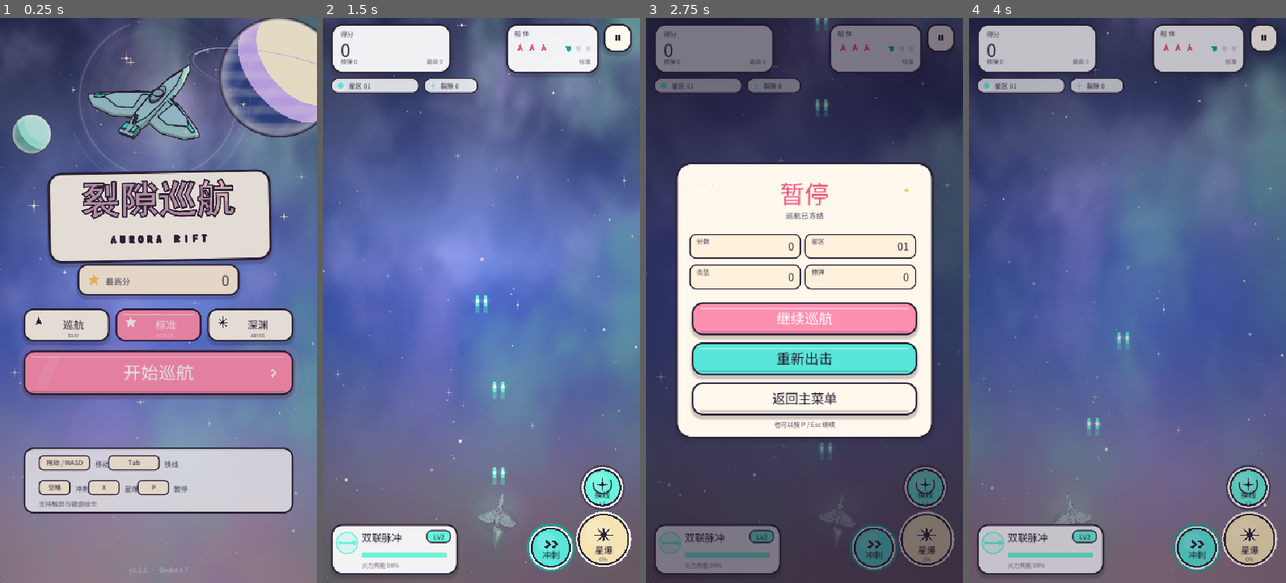
Above: before the commit, frames 1-4 (left to right).
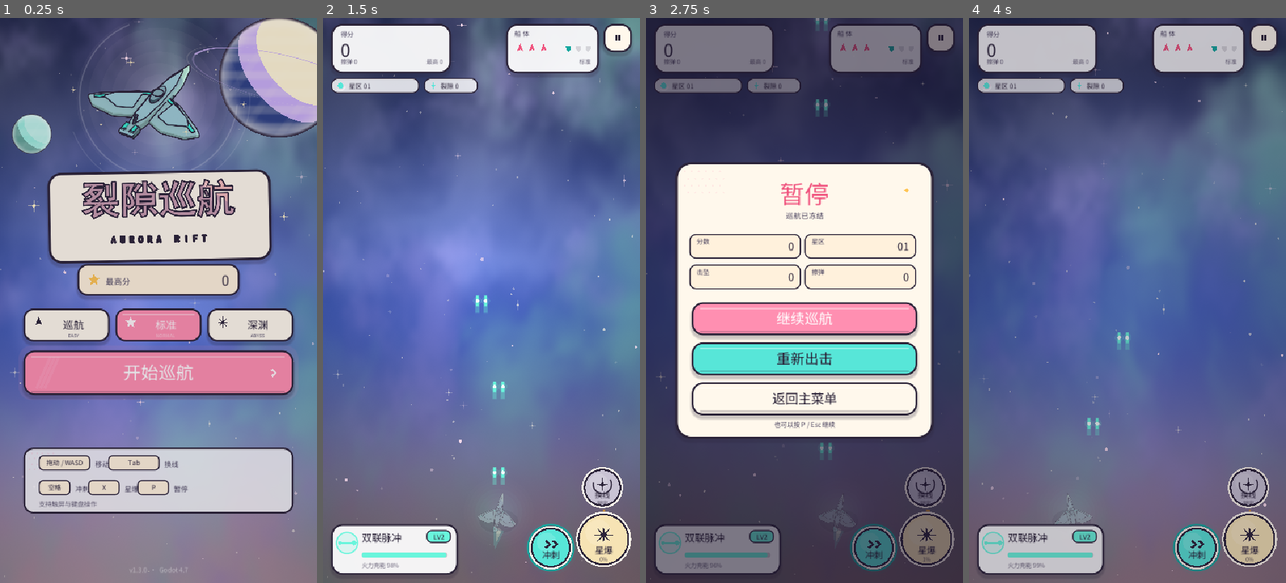
Above: after the commit, the same moments.

Repository: sctale/SpaceFighter-Godot
Game: Godot game, scene res://scenes/Main.tscn
Same seed, same stepped clock (60 frames per second), same inputs: the game is played once before the commit and once after it.
Inputs (mouse positions are in pixels of both pictures, inside the frame that each line leads up to):
- Up to frame 1 (0.25 s): no input
- Up to frame 2 (1.5 s): tap Enter at 0.5 s; move the mouse to (551, 272) at 0.52 s; hold D 0.53-1.25 s; tap P at 0.6 s; click (551, 272) at 0.67 s; tap Space at 0.77, 1.25 s; tap E at 0.8 s; drag from (418, 328) to (465, 413) at 1.27 s
- Up to frame 3 (2.75 s): move the mouse to (836, 176) at 2.02 s; hold D from 2.03 s (still down); tap P at 2.1 s; tap E at 2.3 s
- Up to frame 4 (4 s): release D at 2.75 s; tap Enter at 2.75 s; drag from (1111, 413) to (1032, 215) at 2.77 s; move the mouse to (1222, 385) at 3.52 s; hold A from 3.53 s (still down); tap 2 at 3.6 s; tap Space at 3.77 s; tap E at 3.8 s

The runs differ from the first frame. In frame 1, less than 0.1% of the frame differs, in the area x 44-46%, y 97-98%; in frame 2, 0.6%; in frame 3, 0.5%; in frame 4, 0.6%, in the area x 81-96%, y 79-88%.

Commit message:
feat: 六台 Boss、分区 BGM 与星区节奏加长（v1.3.0）

Diff:
--- a/project.godot
+++ b/project.godot
@@ -4,7 +4,7 @@
 
 [application]
 config/name="Space Fighter Godot"
-config/version="1.2.1"
+config/version="1.3.0"
 run/main_scene="res://scenes/Main.tscn"
 config/features=PackedStringArray("4.7", "GL Compatibility")
 config/icon="res://assets/icons/icon_1024.png"
--- a/scripts/boss.gd
+++ b/scripts/boss.gd
@@ -7,10 +7,10 @@
 
 const CFG := preload("res://scripts/game_config.gd")
 
-const NAMES := ["阿刻戎", "薇尔", "赫利俄斯"]
-const TITLES := ["守门人", "织星者", "新星核心"]
-const BASE_HP := [400.0, 380.0, 440.0]
-const SIZES := [76.0, 80.0, 82.0]
+const NAMES := ["阿刻戎", "薇尔", "赫利俄斯", "塔罗斯", "许德拉", "塞拉弗"]
+const TITLES := ["守门人", "织星者", "新星核心", "铁壁", "噬星者", "裁决者"]
+const BASE_HP := [400.0, 380.0, 440.0, 520.0, 470.0, 500.0]
+const SIZES := [76.0, 80.0, 82.0, 88.0, 86.0, 84.0]
 
 # 22 招：名称与时长（entities.js:1724-1778）
 const MOVE_LABELS := [
@@ -29,6 +29,12 @@
 	[[0, 13, 8, 9], [1, 13, 14, 0, 8, 4], [15, 16, 13, 17, 2, 1]],
 	[[2, 3, 18, 5, 12], [19, 10, 18, 6, 5], [16, 11, 19, 18, 2, 12]],
 	[[1, 7, 11, 9], [21, 6, 8, 1, 7], [21, 16, 17, 11, 20, 7]],
+	# 塔罗斯（宽体重炮）：重弹、雷区、光幕压制
+	[[7, 9, 4, 2], [6, 7, 15, 9, 10], [14, 17, 21, 16, 9, 7]],
+	# 许德拉（蛇形）：追踪、闪现、雷阵
+	[[3, 12, 10, 13], [11, 19, 3, 12, 20], [18, 15, 21, 19, 12, 10]],
+	# 塞拉弗（四翼）：光束、光牢、新星
+	[[5, 8, 0, 14], [16, 5, 1, 17, 8], [21, 16, 5, 17, 8, 1]],
 ]
 const BEAM_MOVES := [4, 5, 8, 11, 16]
 const MOVE_MOVES := [10, 15]
@@ -78,7 +84,7 @@
 
 
 func setup(p_index: int, zone: int, p_tier: int, p_diff: Dictionary) -> void:
-	index = clampi(p_index, 0, 2)
+	index = clampi(p_index, 0, NAMES.size() - 1)
 	name_zh = NAMES[index]
 	title_zh = TITLES[index]
 	tier = p_tier
@@ -227,6 +233,12 @@
 			return Color(0.61, 0.55, 1.0)
 		2:
 			return Color(1.0, 0.55, 0.35)
+		3:
+			return Color(0.55, 0.78, 1.0)
+		4:
+			return Color(0.55, 1.0, 0.82)
+		5:
+			return Color(1.0, 0.68, 0.42)
 		_:
 			return Color(1.0, 0.45, 0.6)
 
--- a/scripts/game_config.gd
+++ b/scripts/game_config.gd
@@ -300,6 +300,11 @@
 const BULLET_LIFETIME := 4.0
 const MAX_ENEMIES_ALIVE := 42
 const MAX_ENEMY_BULLETS := 420
+
+# ---- 星区节奏（v1.3.0：把单区时长从约 20 秒拉到约 45 秒）----
+const ZONE_QUOTA_BASE := 28
+const ZONE_QUOTA_STEP := 4
+const ZONE_MIN_TIME := 40.0
 const MINE_DRAG := 3.8
 const MINE_BURST_SPEED := 128.0
 const WAVE_PHASE_RATE := 7.2
--- a/scripts/main.gd
+++ b/scripts/main.gd
@@ -82,6 +82,7 @@
 var in_menu := true
 var best_score := 0
 var sfx: Sfx
+var music: MusicPlayer
 var ui_font: Font
 
 # Boss / 补给 / 僚机
@@ -117,6 +118,7 @@
 var spawn_count := 0
 var zone := 1
 var zone_kills := 0
+var zone_time := 0.0
 var total_kills := 0
 var _tex_cache: Dictionary = {}
 var _keyart_cache: Dictionary = {}
@@ -157,6 +159,8 @@
 	weapons.spawn = _player_spawn_bullet
 	sfx = Sfx.new()
 	add_child(sfx)
+	music = MusicPlayer.new()
+	add_child(music)
 	_load_font()
 	_load_best()
 	_spawn_visuals()
@@ -177,9 +181,14 @@
 		if _shot_mode == "play":
 			in_menu = false
 			_reset_game()
-		elif _shot_mode == "boss":
+		elif _shot_mode.begins_with("boss"):
 			in_menu = false
 			_reset_game()
+			# `boss` 默认第 1 台；`boss2`..`boss6` 用于逐个验收新外观
+			var boss_idx := 0
+			if _shot_mode.length() > 4:
+				boss_idx = int(_shot_mode.substr(4)) - 1
+			zone = boss_idx + 1
 			_start_boss()
 		elif _shot_mode == "demo":
 			_demo_no_fire = true
@@ -216,6 +225,13 @@
 			for i in range(8):
 				var a := TAU * float(i) / 8.0
 				_spawn_mote(player_pos + Vector2(cos(a), sin(a)) * 150.0)
+		elif _shot_mode == "switch":
+			# 截图验收：解锁全部武器线并切到棱镜，确认机体贴图跟随换线
+			in_menu = false
+			_reset_game()
+			for l in weapons.lines:
+				l.unlocked = true
+			weapons.select_weapon("prism")
 		elif _shot_mode == "pause" or _shot_mode == "gameover":
 			in_menu = false
 			_reset_game()
@@ -344,8 +360,33 @@
 		print("SELFTEST_FAIL draft game_over=%s pending=%s"
 		% [str(game_over), str(upgrade_pending)])
 
+	# 4) 开局 BGM 必须落在第 1 星区并处于播放状态
+	if music == null or not music.is_playing() or music.current_zone() != 1:
+		failures += 1
+		print("SELFTEST_FAIL music playing=%s zone=%d"
+		% [str(music != null and music.is_playing()),
+		-1 if music == null else music.current_zone()])
+
+	# 5) 星区最短时长：击杀配额满但时间不足时，不能提前进 Boss
+	_reset_game()
+	zone_kills = _zone_quota()
+	zone_time = 0.0
+	_update_spawner(0.05)
+	if boss != null:
+		failures += 1
+		print("SELFTEST_FAIL pace early boss at 0s")
+	zone_time = CFG.ZONE_MIN_TIME - 0.2
+	_update_spawner(0.05)
+	if boss != null:
+		failures += 1
+		print("SELFTEST_FAIL pace early boss at %.1fs" % zone_time)
+	_update_spawner(0.3)
+	if boss == null:
+		failures += 1
+		print("SELFTEST_FAIL pace no boss after %.1fs" % CFG.ZONE_MIN_TIME)
+
 	if failures == 0:
-		print("SELFTEST_OK n=3")
+		print("SELFTEST_OK n=5")
 	else:
 		print("SELFTEST_FAIL n=%d" % failures)
 	get_tree().quit(0 if failures == 0 else 1)
@@ -376,7 +417,7 @@
 func _process(delta: float) -> void:
 	if _shot_mode != "" and not _shot_taken:
 		_shot_t += delta
-		var wait := 3.6 if (_shot_mode == "play" or _shot_mode == "boss") else 1.6
+		var wait := 3.6 if (_shot_mode == "play" or _shot_mode.begins_with("boss")) else 1.6
 		if _shot_mode == "demo":
 			wait = 4.8
 		elif _shot_mode == "action":
@@ -661,6 +702,9 @@
 	upgrade_options.clear()
 	zone = mini(10, zone + 1)
 	zone_kills = 0
+	zone_time = 0.0
+	if music != null:
+		music.play_zone(zone)
 	boss_cleared = false
 	boss_pending = false
 	player_invuln = maxf(player_invuln, CFG.INVULN_ON_ZONE_CHANGE)
@@ -725,12 +769,15 @@
 
 
 func _zone_quota() -> int:
-	return 12 + zone * 4
+	return CFG.ZONE_QUOTA_BASE + zone * CFG.ZONE_QUOTA_STEP
 
 
 ## 星区击杀进度 0..1，HUD 进度条使用。
 func zone_progress() -> float:
-	return clampf(float(zone_kills) / maxf(1.0, float(_zone_quota())), 0.0, 1.0)
+	# 击杀配额与最短时长都要满足，进度条取两者较小值
+	var kills_k := float(zone_kills) / maxf(1.0, float(_zone_quota()))
+	var time_k := float(zone_time) / CFG.ZONE_MIN_TIME
+	return clampf(minf(kills_k, time_k), 0.0, 1.0)
 
 
 func _roster_pool() -> Array:
@@ -747,10 +794,11 @@
 
 
 func _update_spawner(delta: float) -> void:
-	# 打满本区配额就进 Boss 战；Boss 战期间停刷小怪
+	# 打满本区配额且停留够最短时长才进 Boss；Boss 战期间停刷小怪
 	if boss != null:
 		return
-	if zone_kills >= _zone_quota():
+	zone_time += delta
+	if zone_kills >= _zone_quota() and zone_time >= CFG.ZONE_MIN_TIME:
 		_start_boss()
 		return
 	# 波次导演：每波一种队形，队形与机体随星区升级（替掉纯随机单刷）
@@ -848,8 +896,8 @@
 
 func _start_boss() -> void:
 	boss = Boss.new()
-	# 原版按 (星区-1)%3 轮换三台 Boss
-	boss.setup((zone - 1) % 3, zone, _density_tier(), CFG.DIFFICULTY[difficulty])
+	# 六台 Boss 按星区轮换（第 7 星区起回到第 1 台）
+	boss.setup((zone - 1) % 6, zone, _density_tier(), CFG.DIFFICULTY[difficulty])
 	boss.spawn_bullet = _enemy_spawn_bullet
 	boss.spawn_child = _spawn_child
 	boss.player_pos_fn = _player_pos
@@ -959,8 +1007,12 @@
 
 func _spawn_crate() -> void:
 	var kinds := ["weapon", "drone", "life", "shield", "charge", "nova", "gem", "swap", "reflect", "prism"]
+	var kind: String = kinds[randi() % kinds.size()]
+	# 第二条武器线没解锁时，补给箱优先掉落棱镜，保证玩家在本局能换机
+	if weapons.unlocked_count() < 2 and not weapons.line("prism").unlocked:
+		kind = "prism"
 	var c := Crate.new()
-	c.setup(Vector2(randf_range(60.0, view_size.x - 60.0), -30.0), kinds[randi() % kinds.size()])
+	c.setup(Vector2(randf_range(60.0, view_size.x - 60.0), -30.0), kind)
 	crates.append(c)
 
 
@@ -1222,6 +1274,8 @@
 		if paused:
 			if event.keycode == KEY_ESCAPE or event.keycode == KEY_P:
 				paused = false
+				if music != null:
+					music.set_paused(false)
 			return
 		if game_over:
 			if event.keycode == KEY_R or event.keycode == KEY_ENTER:
@@ -1232,6 +1286,8 @@
 				_reset_game()
 			KEY_ESCAPE, KEY_P:
 				paused = true
+				if music != null:
+					music.set_paused(true)
 			KEY_1:
 				difficulty = "cruise"
 			KEY_2:
@@ -1309,6 +1365,8 @@
 			_start_run()
 		"pause":
 			paused = true
+			if music != null:
+				music.set_paused(true)
 		"nova":
 			_trigger_nova()
 		"dash":
@@ -1316,8 +1374,13 @@
 		"weapon":
 			if weapons.cycle_weapon():
 				swap_idle = 0.0
+			elif fx != null:
+				fx.float_text(player_pos + Vector2(0, -46), "拾取棱镜补给解锁换线",
+					Color.html("#FFD27A"), 13)
 		"resume":
 			paused = false
+			if music != null:
+				music.set_paused(false)
 		"restart", "retry":
 			_start_run()
 		"menu":
@@ -1350,6 +1413,7 @@
 	multiplier = 1
 	zone = 1
 	zone_kills = 0
+	zone_time = 0.0
 	total_kills = 0
 	player_bullets.clear()
 	enemy_bullets.clear()
@@ -1360,6 +1424,8 @@
 	boss_pending = false
 	boss_cleared = false
 	player_pos = Vector2(view_size.x * 0.5, view_size.y - CFG.RESPAWN_INSET - safe_bottom)
+	if music != null:
+		music.stop()
 
 
 func _reset_game() -> void:
@@ -1385,6 +1451,7 @@
 	spawn_count = 0
 	zone = 1
 	zone_kills = 0
+	zone_time = 0.0
 	total_kills = 0
 	pointer_active = false
 	weapons = WeaponSystem.new()
@@ -1404,6 +1471,9 @@
 	crates.clear()
 	crate_timer = 16.0
 	drones.clear()
+	if music != null:
+		music.play_zone(1)
+		music.set_paused(false)
 
 
 func _ship_tex(name: String) -> Texture2D:
@@ -1464,8 +1534,10 @@
 
 
 func _draw_boss() -> void:
-	var art: String = ["boss_gatekeeper", "boss_weaver", "boss_helios"][boss.index]
-	var ring: String = ["boss_gatekeeper_ring", "boss_weaver_ring", "boss_helios_ring"][boss.index]
+	var art: String = ["boss_gatekeeper", "boss_weaver", "boss_helios",
+		"boss_dreadnought", "boss_serpent", "boss_seraph"][boss.index]
+	var ring: String = ["boss_gatekeeper_ring", "boss_weaver_ring", "boss_helios_ring",
+		"boss_dreadnought_ring", "boss_serpent_ring", "boss_seraph_ring"][boss.index]
 	var alpha := 1.0
 	var grow := 1.06
 	if boss.dying:
--- /dev/null
+++ b/scripts/music_player.gd
@@ -0,0 +1,77 @@
+class_name MusicPlayer
+extends Node
+
+## 每星区一段 BGM：assets/music/zone_01..10.ogg（tools/gen_music.py 生成）。
+## 切区时直接换流并从 -40dB 淡入到 -12dB；暂停时冻结播放位置。
+
+const ZONE_COUNT := 10
+const TARGET_DB := -12.0
+
+var _player: AudioStreamPlayer
+var _zone := 0
+var _fading := false
+var _cache: Dictionary = {}
+
+
+func _ready() -> void:
+	_player = AudioStreamPlayer.new()
+	_player.volume_db = TARGET_DB
+	add_child(_player)
+	set_process(false)
+
+
+func play_zone(z: int) -> void:
+	z = clampi(z, 1, ZONE_COUNT)
+	if z == _zone and _player.playing:
+		return
+	var stream := _load_zone(z)
+	if stream == null:
+		return
+	_zone = z
+	_player.stream = stream
+	_player.volume_db = -40.0
+	_player.play()
+	_fading = true
+	set_process(true)
+
+
+func stop() -> void:
+	_player.stop()
+	_zone = 0
+	_fading = false
+	set_process(false)
+
+
+func set_paused(p: bool) -> void:
+	_player.stream_paused = p
+
+
+func is_playing() -> bool:
+	return _player.playing
+
+
+func current_zone() -> int:
+	return _zone
+
+
+func _load_zone(z: int) -> AudioStream:
+	if _cache.has(z):
+		return _cache[z]
+	var path := "res://assets/music/zone_%02d.ogg" % z
+	var stream: AudioStream = null
+	if ResourceLoader.exists(path):
+		stream = load(path)
+		if stream is AudioStreamOggVorbis:
+			(stream as AudioStreamOggVorbis).loop = true
+	_cache[z] = stream
+	return stream
+
+
+func _process(delta: float) -> void:
+	if not _fading:
+		return
+	_player.volume_db = lerpf(_player.volume_db, TARGET_DB, 1.0 - exp(-3.0 * delta))
+	if _player.volume_db >= TARGET_DB - 0.4:
+		_player.volume_db = TARGET_DB
+		_fading = false
+		set_process(false)
--- a/scripts/ui_hud.gd
+++ b/scripts/ui_hud.gd
@@ -155,9 +155,11 @@
 		"%.1f" % float(main.dash_cd) if float(main.dash_cd) > 0.0 else "",
 		1.0 - clampf(float(main.dash_cd) / CFG.DASH_COOLDOWN, 0.0, 1.0),
 		skin.CYAN_DEEP, pressed == "dash", float(main.dash_cd) <= 0.0)
-	var swap_tint := wtint
+	var can_swap := int(main.weapons.unlocked_count()) >= 2
+	var swap_tint := wtint if can_swap else Color("#C9C3D4")
 	action_button(ci, skin, swap_c, swap_r, swap_tint, "swap", "换线",
-		"L%d" % lv, 1.0, skin.INK_SOFT, pressed == "weapon", false)
+		("L%d" % lv) if can_swap else "锁定", 1.0 if can_swap else 0.0,
+		skin.INK_SOFT, pressed == "weapon", can_swap)
 
 	return rects
 
--- a/tools/verify_numbers.gd
+++ b/tools/verify_numbers.gd
@@ -22,6 +22,15 @@
 	_eq(failures, "UPGRADE_MAX_HULL", CFG.UPGRADE_MAX_HULL, 4)
 	_eq(failures, "UPGRADE_POOL", CFG.UPGRADE_POOL.size(), 10)
 	_eq(failures, "UPGRADE_SPEED_MAX", CFG.UPGRADE_SPEED_MAX, 1.30)
+	_eq(failures, "ZONE_QUOTA_BASE", CFG.ZONE_QUOTA_BASE, 28)
+	_eq(failures, "ZONE_QUOTA_STEP", CFG.ZONE_QUOTA_STEP, 4)
+	_eq(failures, "ZONE_MIN_TIME", CFG.ZONE_MIN_TIME, 40.0)
+	# 每星区一段 BGM：缺任一文件即视为资源不完整
+	var music_ok := 0
+	for i in range(1, 11):
+		if ResourceLoader.exists("res://assets/music/zone_%02d.ogg" % i):
+			music_ok += 1
+	_eq(failures, "music.zone_tracks", music_ok, 10)
 
 	_eq(failures, "pulse.speed", CFG.WEAPON_LINES["pulse"]["speed"], 1250.0)
 	_eq(failures, "prism.speed", CFG.WEAPON_LINES["prism"]["speed"], 560.0)
Binary file changed: assets/fonts/AuroraCJK.ttf
Not shown, added: assets/music/zone_01.ogg.import
Not shown, added: assets/music/zone_02.ogg.import
Not shown, added: assets/music/zone_03.ogg.import
Not shown, added: assets/music/zone_04.ogg.import
Not shown, added: assets/music/zone_05.ogg.import
Not shown, added: assets/music/zone_06.ogg.import
Not shown, added: assets/music/zone_07.ogg.import
Not shown, added: assets/music/zone_08.ogg.import
Not shown, added: assets/music/zone_09.ogg.import
Not shown, added: assets/music/zone_10.ogg.import
Binary file added: assets/ships/boss_dreadnought.png
(and 48 more such lines)
